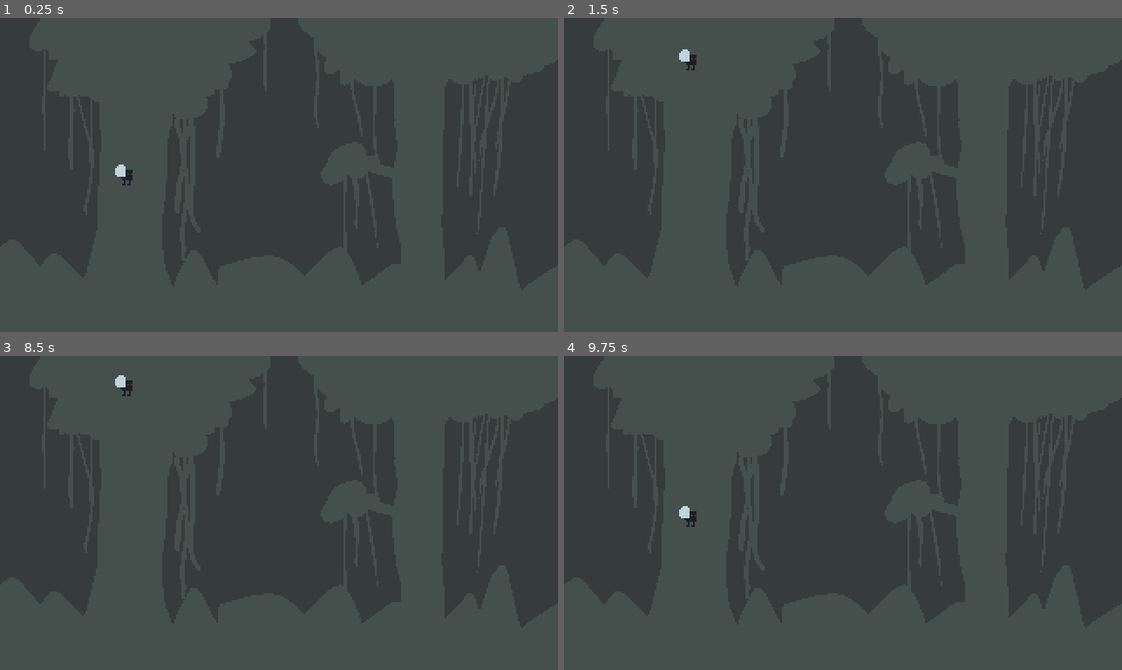
Above: before the commit, frames 1-4 (two rows, left to right).
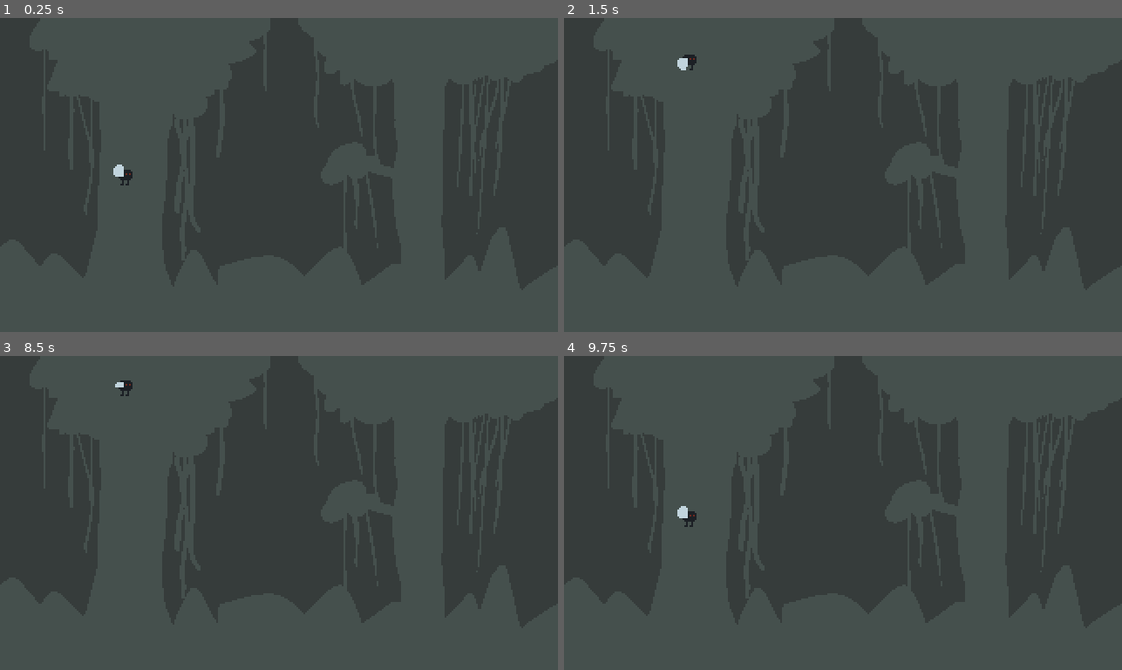
Above: after the commit, the same moments.

Repository: adrianwhatfield/flappy-fly
Game: Godot game, scene res://scenes/game.tscn
Two runs of this game, one before a commit and one after it. Both use one fixed random seed, a clock stepped at 60 frames per second and the inputs below.
Inputs:
- Up to frame 1 (0.25 s): no input
- Up to frame 2 (1.5 s): hold Up (ui_up) 0.53-1.28 s
- Up to frame 3 (8.5 s): hold Up (ui_up) 2.03-3.53 s; tap Enter at 2.75, 4.25, 5.75 s; tap Space at 3.5, 5, 6.5 s; hold Up (ui_up) 5.78-8.03 s
- Up to frame 4 (9.75 s): hold Up (ui_up) from 9.53 s (still down)

The runs differ from the first frame. In frame 1, less than 0.1% of the frame differs, in the area x 20-24%, y 46-54%; in frame 2, 0.1%, in the area x 20-24%, y 10-17%; in frame 3, less than 0.1%; in frame 4, less than 0.1%.

Commit message:
Add flapping animation

Diff:
--- /dev/null
+++ b/flappy-fly/animation/flap.tres
@@ -0,0 +1,18 @@
+[gd_resource type="Animation" format=2]
+
+[resource]
+resource_name = "flap"
+length = 0.3
+loop = true
+tracks/0/type = "value"
+tracks/0/path = NodePath("Sprite:frame")
+tracks/0/interp = 1
+tracks/0/loop_wrap = true
+tracks/0/imported = false
+tracks/0/enabled = true
+tracks/0/keys = {
+"times": PoolRealArray( 0, 0.1, 0.2 ),
+"transitions": PoolRealArray( 1, 1, 1 ),
+"update": 1,
+"values": [ 0, 1, 2 ]
+}
--- a/flappy-fly/scenes/Player.gd
+++ b/flappy-fly/scenes/Player.gd
@@ -22,6 +22,7 @@
 
 	if Input.is_action_pressed("ui_up"):
 		motion.y = JUMP
+		$AnimatedSprite.play()
 
 	motion = move_and_slide(motion, Vector2.UP)
 
--- a/flappy-fly/scenes/Player.tscn
+++ b/flappy-fly/scenes/Player.tscn
@@ -1,10 +1,25 @@
-[gd_scene load_steps=4 format=2]
+[gd_scene load_steps=7 format=2]
 
-[ext_resource path="res://assets/art/fly_spritesheet.png" type="Texture" id=1]
+[ext_resource path="res://assets/art/fly_1.png" type="Texture" id=1]
 [ext_resource path="res://scenes/Player.gd" type="Script" id=2]
+[ext_resource path="res://assets/art/fly_2.png" type="Texture" id=3]
+[ext_resource path="res://assets/art/fly_3.png" type="Texture" id=4]
 
 [sub_resource type="CircleShape2D" id=1]
 radius = 5.0
+
+[sub_resource type="SpriteFrames" id=2]
+animations = [ {
+"frames": [  ],
+"loop": true,
+"name": "default",
+"speed": 5.0
+}, {
+"frames": [ ExtResource( 1 ), ExtResource( 3 ), ExtResource( 4 ) ],
+"loop": true,
+"name": "flap",
+"speed": 5.0
+} ]
 
 [node name="Player" type="KinematicBody2D"]
 script = ExtResource( 2 )
@@ -13,6 +28,7 @@
 position = Vector2( 1, 0 )
 shape = SubResource( 1 )
 
-[node name="Sprite" type="Sprite" parent="."]
-texture = ExtResource( 1 )
-hframes = 3
+[node name="AnimatedSprite" type="AnimatedSprite" parent="."]
+frames = SubResource( 2 )
+animation = "flap"
+speed_scale = 0.5
Binary file added: flappy-fly/assets/art/fly_1.png
Not shown, added: flappy-fly/assets/art/fly_1.png.import
Binary file added: flappy-fly/assets/art/fly_2.png
Not shown, added: flappy-fly/assets/art/fly_2.png.import
Binary file added: flappy-fly/assets/art/fly_3.png
Not shown, added: flappy-fly/assets/art/fly_3.png.import
